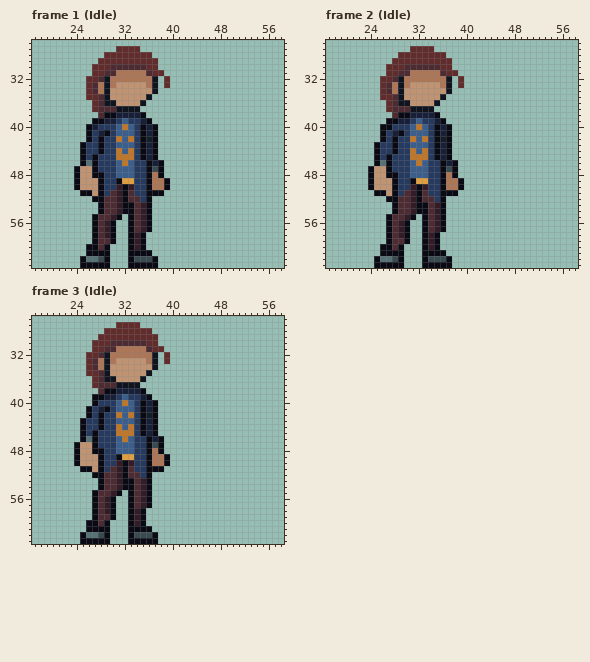
Two versions of one pixel-art file, ArcadePrototype/Assets/Art/MainCharacter/Apollo.aseprite. This is how it looked before the edit.
64x64 pixels, 10 frames. Shown: frame 1 (Idle): x 17..58, y 26..63; frame 2 (Idle): x 17..58, y 26..63; frame 3 (Idle): x 17..58, y 26..63. The commit also changed other frames, which this record leaves out.
Once edited:
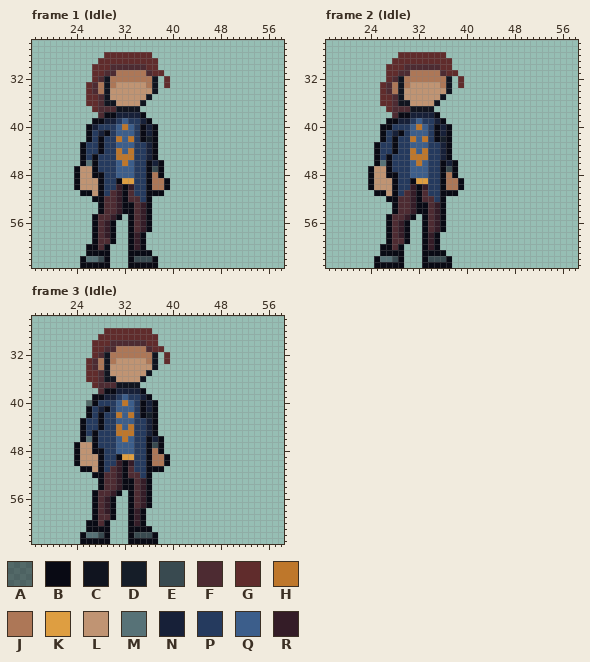
Palette (. is transparent): A #090a1479  B #090a14  C #10141f  D #151d28  E #394a50  F #4d2b32  G #602c2c  H #be772b  J #ad7757  K #de9e41  L #c09473  M #577277  N #172038  P #253a5e  Q #3c5e8b  R #341c27
Change:
layer "Full" now shown
Frame 1 (Idle), layers "Head", "Full":
y 27: x 31..34 GGGG -> ....
y 32: x 26 G -> .
y 36: x 26 . -> G
y 43..45: x 35 B -> P
Frame 2 (Idle), layers "Head", "Full": the same change as frame 1 (Idle)
Frame 3 (Idle), layers "Head", "Full":
y 27: x 31..34 GGGG -> ....
y 32: x 26 G -> .
y 36: x 26 . -> G
y 40: x 26 . -> A
y 43..45: x 35 B -> P
